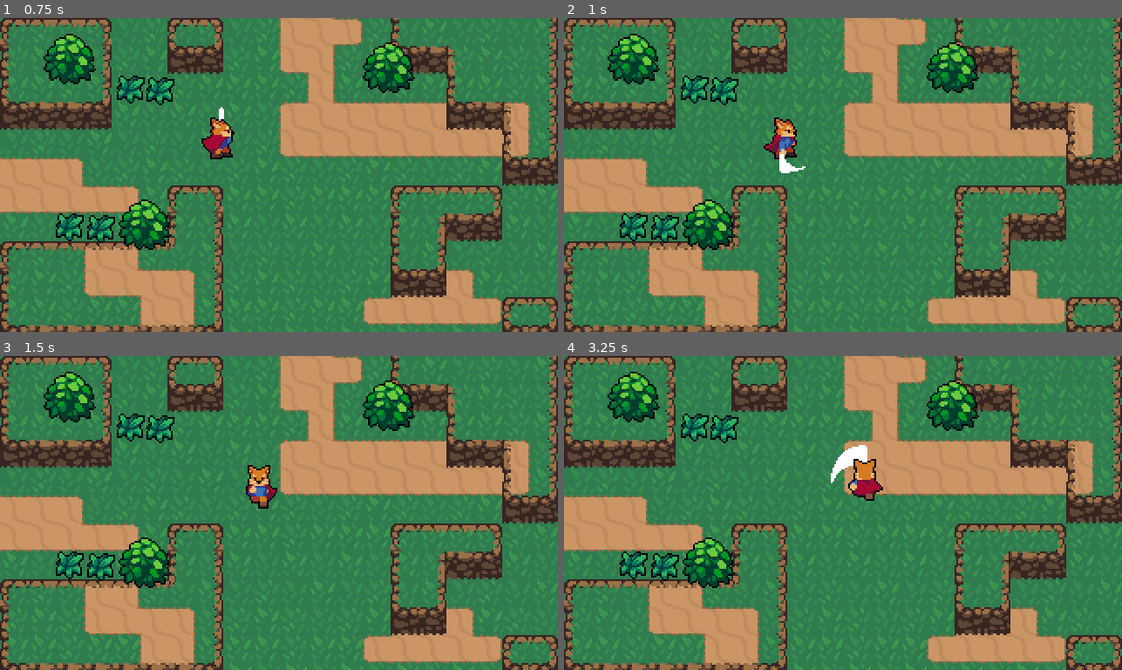
Above: before the commit, frames 1-4 (two rows, left to right).
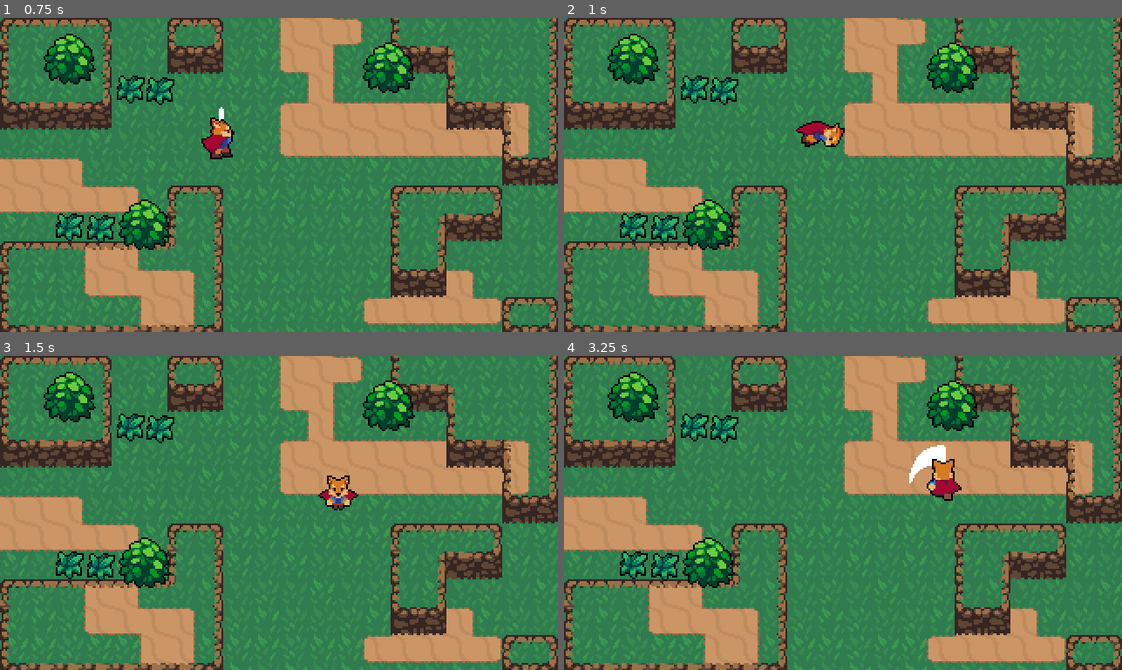
Above: after the commit, the same moments.

Repository: SaranSundar/ActionRPGGodot
Game: Godot game, scene res://World.tscn
Same seed, same stepped clock (60 frames per second), same inputs: the game is played once before the commit and once after it.
Inputs:
- Up to frame 1 (0.75 s): tap Enter at 0.5 s; hold Right (ui_right) from 0.53 s (still down); tap J (attack) at 0.6 s
- Up to frame 2 (1 s): keep holding Right (ui_right); tap K (roll, bound only after the commit) at 0.8 s
- Up to frame 3 (1.5 s): release Right (ui_right) at 1.28 s; hold Down (ui_down) from 1.28 s (still down); tap K (roll, bound only after the commit) at 1.35 s
- Up to frame 4 (3.25 s): tap J (attack) at 1.55, 2.1, 3.05 s; release Down (ui_down) at 2.03 s; hold Right (ui_right) 2.03-2.78 s; tap K (roll, bound only after the commit) at 2.3, 2.85 s; hold Up (ui_up) from 2.78 s (still down)

Frame 1 is identical in both runs. In frame 2, 1.1% of the frame differs, in the area x 35-51%, y 31-50%; in frame 3, 1.0%; in frame 4, 1.7%, in the area x 47-72%, y 28-47%.

Commit message:
Added rolling

Diff:
--- a/Player/Player.gd
+++ b/Player/Player.gd
@@ -2,6 +2,7 @@
 
 const ACCELERATION = 500
 const MAX_SPEED = 80
+const ROLL_SPEED = 125
 const FRICTION = 500
 
 enum {
@@ -14,6 +15,7 @@
 
 var velocity = Vector2.ZERO
 var input_vector = Vector2.ZERO
+var roll_vector = Vector2.LEFT
 
 onready var animationPlayer = $AnimationPlayer
 onready var animationTree = $AnimationTree
@@ -25,6 +27,9 @@
 func _process(delta):
 	if Input.is_action_just_pressed("attack"):
 		state = ATTACK
+		return
+	elif Input.is_action_just_pressed("roll"):
+		state = ROLL
 		return
 
 	input_vector = Vector2.ZERO
@@ -38,7 +43,7 @@
 	elif state == ATTACK:
 		attack_state(delta)
 	elif state == ROLL:
-		pass
+		roll_state(delta)
 
 func attack_state(delta):
 	velocity = Vector2.ZERO
@@ -47,14 +52,28 @@
 func attack_animation_finished():
 	state = MOVE
 
+func roll_state(delta):
+	velocity = roll_vector * ROLL_SPEED
+	animationState.travel("Roll")
+	move_with_velocity()
+
+func roll_animation_finished():
+	velocity = velocity * 0.8
+	state = MOVE
+
+func move_with_velocity():
+	velocity = move_and_slide(velocity)
+
 
 func move_state(delta):
 	input_vector = input_vector.normalized()
 
 	if input_vector != Vector2.ZERO:
+		roll_vector = input_vector
 		animationTree.set("parameters/Idle/blend_position", input_vector)
 		animationTree.set("parameters/Run/blend_position", input_vector)
 		animationTree.set("parameters/Attack/blend_position", input_vector)
+		animationTree.set("parameters/Roll/blend_position", input_vector)
 		animationState.travel("Run")
 		velocity = velocity.move_toward(input_vector * MAX_SPEED, ACCELERATION * delta)
 	else:
@@ -62,4 +81,4 @@
 		animationState.travel("Idle")
 		velocity = velocity.move_toward(Vector2.ZERO, FRICTION * delta)
 
-	velocity = move_and_slide(velocity)
+	move_with_velocity()
--- a/Player/Player.tscn
+++ b/Player/Player.tscn
@@ -291,6 +291,126 @@
 }
 
 [sub_resource type="Animation" id=10]
+resource_name = "RollDown"
+length = 0.5
+tracks/0/type = "value"
+tracks/0/path = NodePath("Sprite:frame")
+tracks/0/interp = 1
+tracks/0/loop_wrap = true
+tracks/0/imported = false
+tracks/0/enabled = true
+tracks/0/keys = {
+"times": PoolRealArray( 0, 0.1, 0.2, 0.3, 0.4 ),
+"transitions": PoolRealArray( 1, 1, 1, 1, 1 ),
+"update": 1,
+"values": [ 55, 56, 57, 58, 59 ]
+}
+tracks/1/type = "method"
+tracks/1/path = NodePath(".")
+tracks/1/interp = 1
+tracks/1/loop_wrap = true
+tracks/1/imported = false
+tracks/1/enabled = true
+tracks/1/keys = {
+"times": PoolRealArray( 0.5 ),
+"transitions": PoolRealArray( 1 ),
+"values": [ {
+"args": [  ],
+"method": "roll_animation_finished"
+} ]
+}
+
+[sub_resource type="Animation" id=11]
+resource_name = "RollLeft"
+length = 0.5
+tracks/0/type = "value"
+tracks/0/path = NodePath("Sprite:frame")
+tracks/0/interp = 1
+tracks/0/loop_wrap = true
+tracks/0/imported = false
+tracks/0/enabled = true
+tracks/0/keys = {
+"times": PoolRealArray( 0, 0.1, 0.2, 0.3, 0.4 ),
+"transitions": PoolRealArray( 1, 1, 1, 1, 1 ),
+"update": 1,
+"values": [ 50, 51, 52, 53, 54 ]
+}
+tracks/1/type = "method"
+tracks/1/path = NodePath(".")
+tracks/1/interp = 1
+tracks/1/loop_wrap = true
+tracks/1/imported = false
+tracks/1/enabled = true
+tracks/1/keys = {
+"times": PoolRealArray( 0.5 ),
+"transitions": PoolRealArray( 1 ),
+"values": [ {
+"args": [  ],
+"method": "roll_animation_finished"
+} ]
+}
+
+[sub_resource type="Animation" id=12]
+resource_name = "RollRight"
+length = 0.5
+tracks/0/type = "value"
+tracks/0/path = NodePath("Sprite:frame")
+tracks/0/interp = 1
+tracks/0/loop_wrap = true
+tracks/0/imported = false
+tracks/0/enabled = true
+tracks/0/keys = {
+"times": PoolRealArray( 0, 0.1, 0.2, 0.3, 0.4 ),
+"transitions": PoolRealArray( 1, 1, 1, 1, 1 ),
+"update": 1,
+"values": [ 40, 41, 42, 43, 44 ]
+}
+tracks/1/type = "method"
+tracks/1/path = NodePath(".")
+tracks/1/interp = 1
+tracks/1/loop_wrap = true
+tracks/1/imported = false
+tracks/1/enabled = true
+tracks/1/keys = {
+"times": PoolRealArray( 0.5 ),
+"transitions": PoolRealArray( 1 ),
+"values": [ {
+"args": [  ],
+"method": "roll_animation_finished"
+} ]
+}
+
+[sub_resource type="Animation" id=13]
+resource_name = "RollUp"
+length = 0.5
+tracks/0/type = "value"
+tracks/0/path = NodePath("Sprite:frame")
+tracks/0/interp = 1
+tracks/0/loop_wrap = true
+tracks/0/imported = false
+tracks/0/enabled = true
+tracks/0/keys = {
+"times": PoolRealArray( 0, 0.1, 0.2, 0.3, 0.4 ),
+"transitions": PoolRealArray( 1, 1, 1, 1, 1 ),
+"update": 1,
+"values": [ 45, 46, 47, 48, 49 ]
+}
+tracks/1/type = "method"
+tracks/1/path = NodePath(".")
+tracks/1/interp = 1
+tracks/1/loop_wrap = true
+tracks/1/imported = false
+tracks/1/enabled = true
+tracks/1/keys = {
+"times": PoolRealArray( 0.5 ),
+"transitions": PoolRealArray( 1 ),
+"values": [ {
+"args": [  ],
+"method": "roll_animation_finished"
+} ]
+}
+
+[sub_resource type="Animation" id=14]
 length = 0.6
 loop = true
 tracks/0/type = "value"
@@ -354,103 +474,134 @@
 "values": [ 7, 8, 9, 10, 11, 6 ]
 }
 
-[sub_resource type="AnimationNodeAnimation" id=14]
+[sub_resource type="AnimationNodeAnimation" id=18]
 animation = "AttackLeft"
 
-[sub_resource type="AnimationNodeAnimation" id=15]
+[sub_resource type="AnimationNodeAnimation" id=19]
 animation = "AttackDown"
 
-[sub_resource type="AnimationNodeAnimation" id=16]
+[sub_resource type="AnimationNodeAnimation" id=20]
 animation = "AttackUp"
 
-[sub_resource type="AnimationNodeAnimation" id=17]
+[sub_resource type="AnimationNodeAnimation" id=21]
 animation = "AttackRight"
 
-[sub_resource type="AnimationNodeBlendSpace2D" id=18]
-blend_point_0/node = SubResource( 14 )
+[sub_resource type="AnimationNodeBlendSpace2D" id=22]
+blend_point_0/node = SubResource( 18 )
 blend_point_0/pos = Vector2( -1, 0 )
-blend_point_1/node = SubResource( 15 )
+blend_point_1/node = SubResource( 19 )
 blend_point_1/pos = Vector2( 0, 1.1 )
-blend_point_2/node = SubResource( 16 )
+blend_point_2/node = SubResource( 20 )
 blend_point_2/pos = Vector2( 0, -1.1 )
-blend_point_3/node = SubResource( 17 )
+blend_point_3/node = SubResource( 21 )
 blend_point_3/pos = Vector2( 1, 0 )
 min_space = Vector2( -1, -1.1 )
 max_space = Vector2( 1, 1.1 )
 blend_mode = 1
 
-[sub_resource type="AnimationNodeAnimation" id=19]
+[sub_resource type="AnimationNodeAnimation" id=23]
 animation = "IdleLeft"
 
-[sub_resource type="AnimationNodeAnimation" id=20]
+[sub_resource type="AnimationNodeAnimation" id=24]
 animation = "IdleDown"
 
-[sub_resource type="AnimationNodeAnimation" id=21]
+[sub_resource type="AnimationNodeAnimation" id=25]
 animation = "IdleRight"
 
-[sub_resource type="AnimationNodeAnimation" id=22]
+[sub_resource type="AnimationNodeAnimation" id=26]
 animation = "IdleUp"
 
-[sub_resource type="AnimationNodeBlendSpace2D" id=23]
-blend_point_0/node = SubResource( 19 )
+[sub_resource type="AnimationNodeBlendSpace2D" id=27]
+blend_point_0/node = SubResource( 23 )
 blend_point_0/pos = Vector2( -1, 0 )
-blend_point_1/node = SubResource( 20 )
+blend_point_1/node = SubResource( 24 )
 blend_point_1/pos = Vector2( 0, 1.1 )
-blend_point_2/node = SubResource( 21 )
+blend_point_2/node = SubResource( 25 )
 blend_point_2/pos = Vector2( 1, 0 )
-blend_point_3/node = SubResource( 22 )
+blend_point_3/node = SubResource( 26 )
 blend_point_3/pos = Vector2( 0, -1.1 )
 min_space = Vector2( -1, -1.1 )
 max_space = Vector2( 1, 1.1 )
 blend_mode = 1
 
-[sub_resource type="AnimationNodeAnimation" id=24]
+[sub_resource type="AnimationNodeAnimation" id=40]
+animation = "RollLeft"
+
+[sub_resource type="AnimationNodeAnimation" id=41]
+animation = "RollDown"
+
+[sub_resource type="AnimationNodeAnimation" id=42]
+animation = "RollUp"
+
+[sub_resource type="AnimationNodeAnimation" id=43]
+animation = "RollRight"
+
+[sub_resource type="AnimationNodeBlendSpace2D" id=44]
+blend_point_0/node = SubResource( 40 )
+blend_point_0/pos = Vector2( -1, 0 )
+blend_point_1/node = SubResource( 41 )
+blend_point_1/pos = Vector2( 0, 1.1 )
+blend_point_2/node = SubResource( 42 )
+blend_point_2/pos = Vector2( 0, -1.1 )
+blend_point_3/node = SubResource( 43 )
+blend_point_3/pos = Vector2( 1, 0 )
+min_space = Vector2( -1, -1.1 )
+max_space = Vector2( 1, 1.1 )
+blend_mode = 1
+
+[sub_resource type="AnimationNodeAnimation" id=28]
 animation = "RunLeft"
 
-[sub_resource type="AnimationNodeAnimation" id=25]
+[sub_resource type="AnimationNodeAnimation" id=29]
 animation = "RunDown"
 
-[sub_resource type="AnimationNodeAnimation" id=26]
+[sub_resource type="AnimationNodeAnimation" id=30]
 animation = "RunRight"
 
-[sub_resource type="AnimationNodeAnimation" id=27]
+[sub_resource type="AnimationNodeAnimation" id=31]
 animation = "RunUp"
 
-[sub_resource type="AnimationNodeBlendSpace2D" id=28]
-blend_point_0/node = SubResource( 24 )
+[sub_resource type="AnimationNodeBlendSpace2D" id=32]
+blend_point_0/node = SubResource( 28 )
 blend_point_0/pos = Vector2( -1, 0 )
-blend_point_1/node = SubResource( 25 )
+blend_point_1/node = SubResource( 29 )
 blend_point_1/pos = Vector2( 0, 1.1 )
-blend_point_2/node = SubResource( 26 )
+blend_point_2/node = SubResource( 30 )
 blend_point_2/pos = Vector2( 1, 0 )
-blend_point_3/node = SubResource( 27 )
+blend_point_3/node = SubResource( 31 )
 blend_point_3/pos = Vector2( 0, -1.1 )
 min_space = Vector2( -1, -1.1 )
 max_space = Vector2( 1, 1.1 )
 blend_mode = 1
 
-[sub_resource type="AnimationNodeStateMachineTransition" id=29]
-
-[sub_resource type="AnimationNodeStateMachineTransition" id=30]
-
-[sub_resource type="AnimationNodeStateMachineTransition" id=31]
-
-[sub_resource type="AnimationNodeStateMachineTransition" id=32]
-
-[sub_resource type="AnimationNodeStateMachine" id=33]
-states/Attack/node = SubResource( 18 )
-states/Attack/position = Vector2( 255.75, 211.319 )
-states/Idle/node = SubResource( 23 )
-states/Idle/position = Vector2( 254.5, 92.5 )
-states/Run/node = SubResource( 28 )
-states/Run/position = Vector2( 554, 87.5 )
-transitions = [ "Idle", "Run", SubResource( 29 ), "Run", "Idle", SubResource( 30 ), "Idle", "Attack", SubResource( 31 ), "Attack", "Idle", SubResource( 32 ) ]
+[sub_resource type="AnimationNodeStateMachineTransition" id=33]
+
+[sub_resource type="AnimationNodeStateMachineTransition" id=34]
+
+[sub_resource type="AnimationNodeStateMachineTransition" id=35]
+
+[sub_resource type="AnimationNodeStateMachineTransition" id=36]
+
+[sub_resource type="AnimationNodeStateMachineTransition" id=45]
+
+[sub_resource type="AnimationNodeStateMachineTransition" id=46]
+
+[sub_resource type="AnimationNodeStateMachine" id=37]
+states/Attack/node = SubResource( 22 )
+states/Attack/position = Vector2( 619.25, 224.41 )
+states/Idle/node = SubResource( 27 )
+states/Idle/position = Vector2( 835, 226 )
+states/Roll/node = SubResource( 44 )
+states/Roll/position = Vector2( 833.5, 94.3195 )
+states/Run/node = SubResource( 32 )
+states/Run/position = Vector2( 1083, 224.455 )
+transitions = [ "Idle", "Run", SubResource( 33 ), "Run", "Idle", SubResource( 34 ), "Idle", "Attack", SubResource( 35 ), "Attack", "Idle", SubResource( 36 ), "Idle", "Roll", SubResource( 45 ), "Roll", "Idle", SubResource( 46 ) ]
 start_node = "Idle"
 graph_offset = Vector2( 0, 46.3195 )
 
-[sub_resource type="AnimationNodeStateMachinePlayback" id=34]
-
-[sub_resource type="CapsuleShape2D" id=35]
+[sub_resource type="AnimationNodeStateMachinePlayback" id=38]
+
+[sub_resource type="CapsuleShape2D" id=39]
 height = 12.0
 
 [node name="Player" type="KinematicBody2D"]
@@ -461,7 +612,7 @@
 position = Vector2( 0, -9 )
 texture = ExtResource( 1 )
 hframes = 60
-frame = 27
+frame = 59
 
 [node name="CollisionShape2D" type="CollisionShape2D" parent="."]
 rotation = 1.5708
@@ -476,17 +627,22 @@
 anims/IdleLeft = SubResource( 7 )
 anims/IdleRight = SubResource( 8 )
 anims/IdleUp = SubResource( 9 )
-anims/RunDown = SubResource( 10 )
-anims/RunLeft = SubResource( 11 )
-anims/RunRight = SubResource( 12 )
-anims/RunUp = SubResource( 13 )
+anims/RollDown = SubResource( 10 )
+anims/RollLeft = SubResource( 11 )
+anims/RollRight = SubResource( 12 )
+anims/RollUp = SubResource( 13 )
+anims/RunDown = SubResource( 14 )
+anims/RunLeft = SubResource( 15 )
+anims/RunRight = SubResource( 16 )
+anims/RunUp = SubResource( 17 )
 
 [node name="AnimationTree" type="AnimationTree" parent="."]
-tree_root = SubResource( 33 )
+tree_root = SubResource( 37 )
 anim_player = NodePath("../AnimationPlayer")
-parameters/playback = SubResource( 34 )
+parameters/playback = SubResource( 38 )
 parameters/Attack/blend_position = Vector2( 0.232274, 0.352 )
 parameters/Idle/blend_position = Vector2( 0, 0 )
+parameters/Roll/blend_position = Vector2( 0.0112936, 1.08652 )
 parameters/Run/blend_position = Vector2( 0, 0 )
 __meta__ = {
 "_editor_description_": ""
@@ -494,6 +650,7 @@
 
 [node name="HitboxPivot" type="Position2D" parent="."]
 position = Vector2( 0, -4 )
+rotation = 1.5708
 __meta__ = {
 "_gizmo_extents_": 8.0
 }
--- a/project.godot
+++ b/project.godot
@@ -83,8 +83,14 @@
 }
 attack={
 "deadzone": 0.5,
-"events": [ Object(InputEventKey,"resource_local_to_scene":false,"resource_name":"","device":0,"alt":false,"shift":false,"control":false,"meta":false,"command":false,"pressed":false,"scancode":32,"unicode":0,"echo":false,"script":null)
-, Object(InputEventKey,"resource_local_to_scene":false,"resource_name":"","device":0,"alt":false,"shift":false,"control":false,"meta":false,"command":false,"pressed":false,"scancode":74,"unicode":0,"echo":false,"script":null)
+"events": [ Object(InputEventKey,"resource_local_to_scene":false,"resource_name":"","device":0,"alt":false,"shift":false,"control":false,"meta":false,"command":false,"pressed":false,"scancode":74,"unicode":0,"echo":false,"script":null)
+, Object(InputEventKey,"resource_local_to_scene":false,"resource_name":"","device":0,"alt":false,"shift":false,"control":false,"meta":false,"command":false,"pressed":false,"scancode":90,"unicode":0,"echo":false,"script":null)
+ ]
+}
+roll={
+"deadzone": 0.5,
+"events": [ Object(InputEventKey,"resource_local_to_scene":false,"resource_name":"","device":0,"alt":false,"shift":false,"control":false,"meta":false,"command":false,"pressed":false,"scancode":75,"unicode":0,"echo":false,"script":null)
+, Object(InputEventKey,"resource_local_to_scene":false,"resource_name":"","device":0,"alt":false,"shift":false,"control":false,"meta":false,"command":false,"pressed":false,"scancode":88,"unicode":0,"echo":false,"script":null)
  ]
 }
 
Not shown: 5 places in Player/Player.tscn that only renumber resources
Not shown, added: .DS_Store
